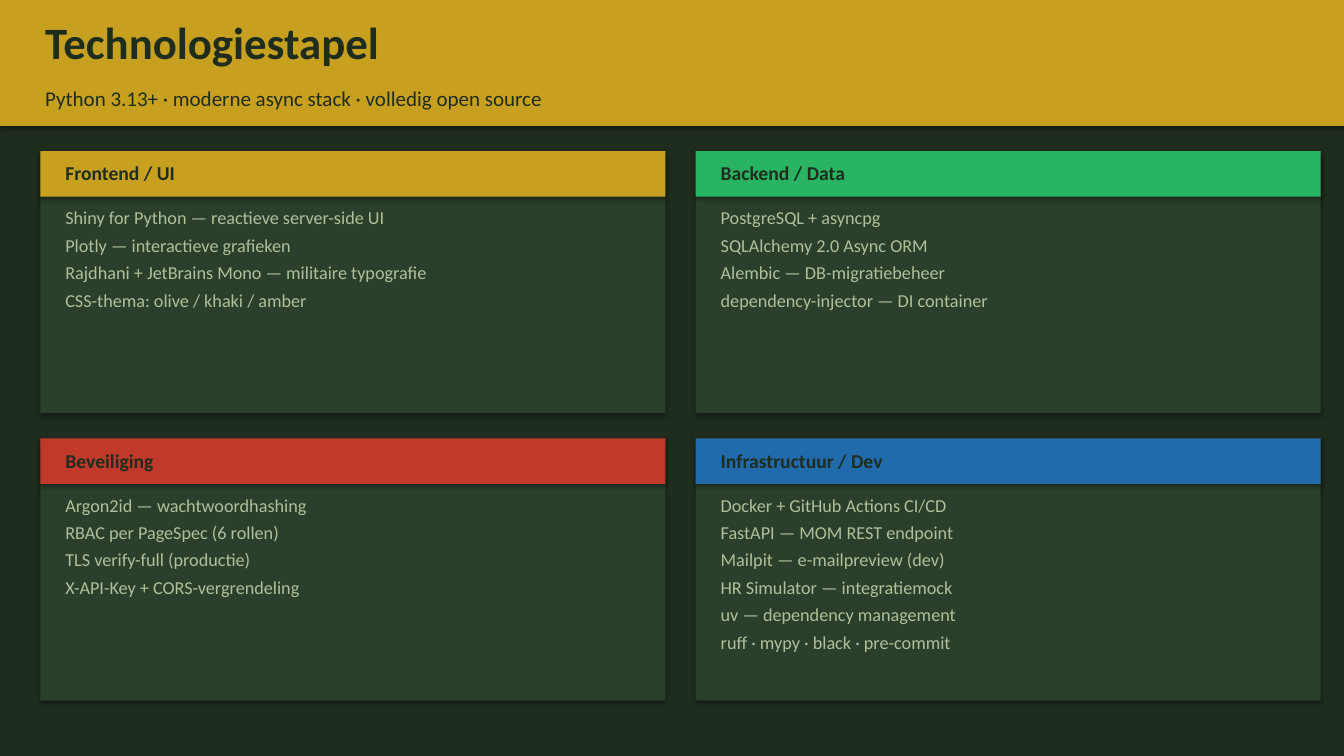
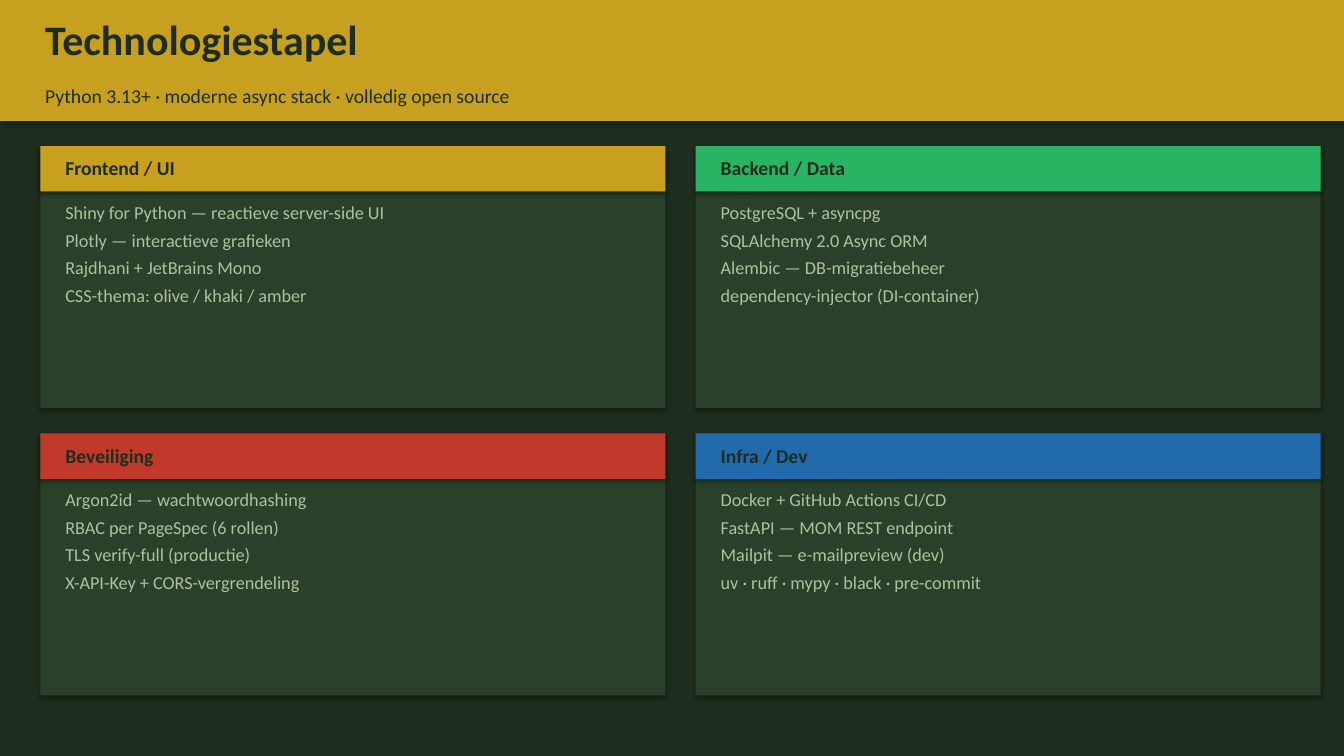
Before and after one commit to BenoitGoethals/WarriorFit, a slide deck: slide 15 of documentation/WarriorFit_Presentatie_10min_NL.pptx (slide 12 before the commit). Drawn at 1344x756 pixels with LibreOffice and Linux fonts; fonts in the diff are those of the drawing. Boxes give left, top, right and bottom in pixels: in the first picture for what was removed or moved away, otherwise in the second. Text is boxed around its words. In the diff, an @@ line names an element or a change of style, - is before the commit and + after.

Commit message:
Update 10-minute deck script: slides expanded to 17, refinements & helpers added
- Added 2 new slides and refined existing slide scripts.
- Expanded slide helpers: new functions for KPI rows, bullets, and better image handling.
- Consolidated palette and layout settings for cleaner code.
- Updated slide titles, flow, and content to reflect enhanced architecture and compliance emphasis.

```diff
--- a/documentation/WarriorFit_Presentatie_10min_NL.pptx
+++ b/documentation/WarriorFit_Presentatie_10min_NL.pptx
@@ rectangle: place and size @@
-rectangle at bbox=[0, 0, 1344, 126]
+rectangle at bbox=[0, 0, 1344, 121]
@@ text "Technologiestapel" at bbox=[45, 25, 358, 62]: size 32 to 30 pt @@
@@ text "Python 3.13+ · moderne async ..." at bbox=[45, 89, 509, 107]: size 15 to 14 pt @@
@@ 8 rectangles, 4 texts: place and size @@
-8 rectangles, 4 texts at bbox=[40, 151, 1321, 701]
+8 rectangles, 4 texts at bbox=[40, 146, 1321, 696]
@@ text at bbox=[65, 261, 261, 277]: text changed @@
-Rajdhani + JetBrains Mono — militaire typografie
+Rajdhani + JetBrains Mono
@@ text at bbox=[721, 289, 979, 305]: text changed @@
-dependency-injector — DI container
+dependency-injector (DI-container)
@@ text at bbox=[721, 449, 807, 463]: text changed @@
-Infrastructuur / Dev
+Infra / Dev
@@ text at bbox=[721, 576, 981, 592]: text changed @@
-HR Simulator — integratiemock
-uv — dependency management
-ruff · mypy · black · pre-commit
+uv · ruff · mypy · black · pre-commit
```
Also in this commit, not shown: 12 other slides changed, 4 slides added, 2 slides removed, 1 other file.
